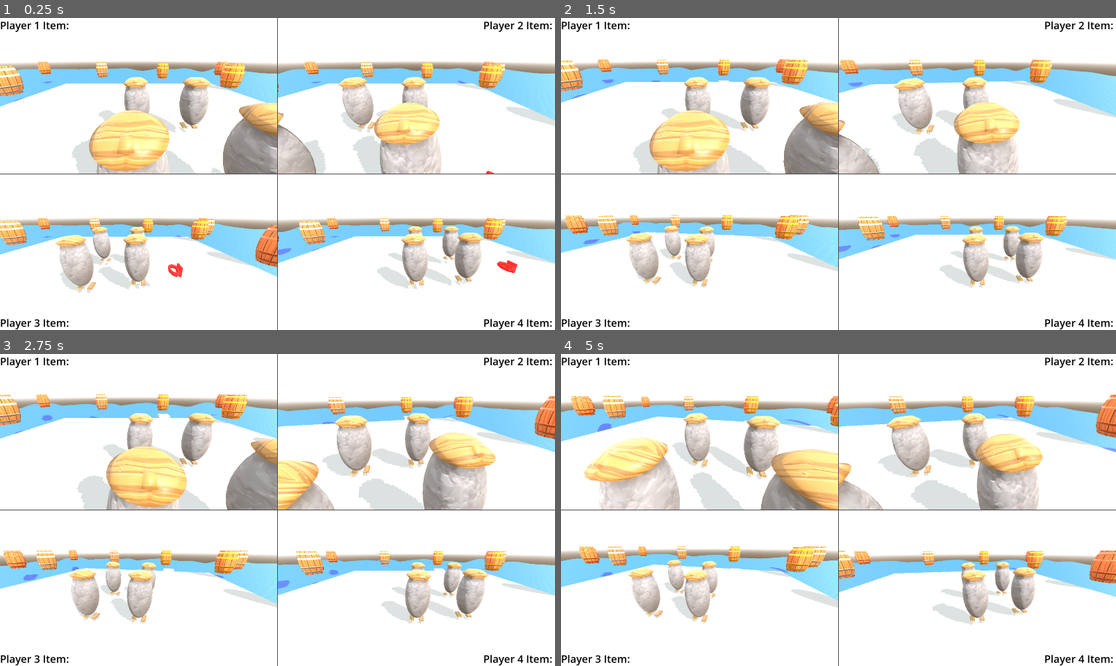
Above: before the commit, frames 1-4 (two rows, left to right).
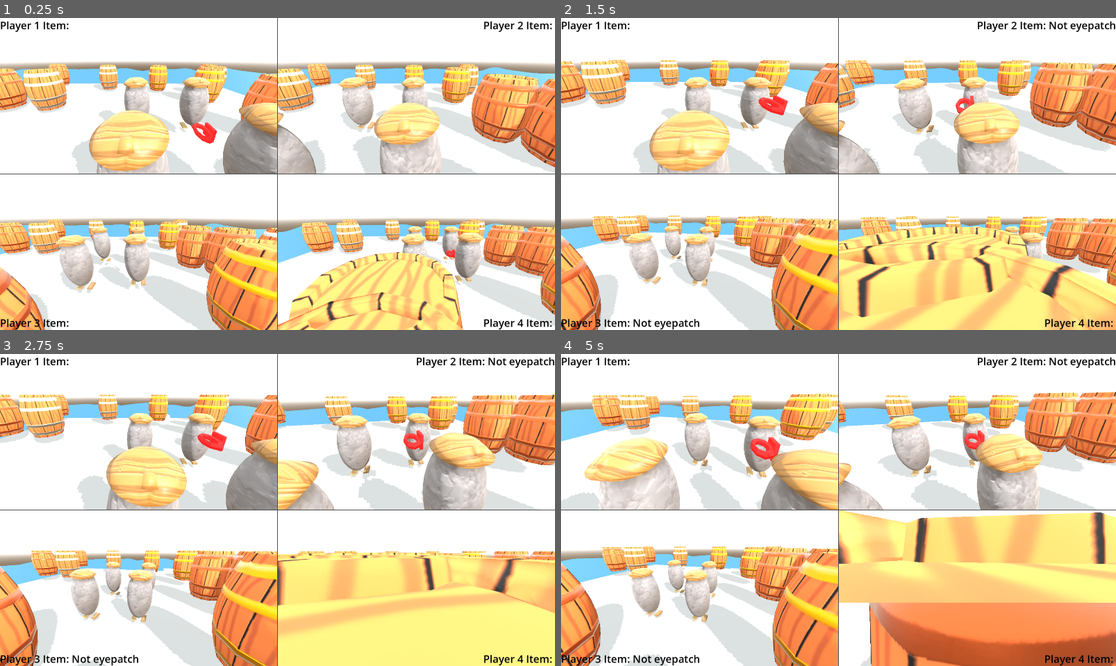
Above: after the commit, the same moments.

Repository: SofiaTilde/wrecked-DH2650-spel-project
Game: Godot game, scene res://node_3d.tscn
The game is run twice, just before and just after one commit, with the same random seed, the same clock (stepped at 60 frames per second) and the same inputs.
Inputs (mouse positions are in pixels of both pictures, inside the frame that each line leads up to):
- Up to frame 1 (0.25 s): no input
- Up to frame 2 (1.5 s): move the mouse to (866, 174) at 0.52 s; move the mouse to (810, 174) at 1.27 s
- Up to frame 3 (2.75 s): move the mouse to (288, 503) at 2.02 s
- Up to frame 4 (5 s): move the mouse to (832, 516) at 2.77 s; move the mouse to (877, 513) at 3.52 s; move the mouse to (794, 506) at 4.27 s

The runs differ from the first frame. In frame 1, 31% of the frame differs, in the area x 0-100%, y 13-100%; in frame 2, 38%; in frame 3, 39%; in frame 4, 44%, in the area x 0-100%, y 1-100%.

Commit message:
"Aim" using dpad/number keys
Dpad up = aim at player 1
Dpad right = aim at player 2
Dpad down = aim at player 3
Dpad left = aim at player 4

For WASD player use 1234
For arrow player use 5678

Diff:
--- a/wrecked/items/generators/barrel_generator.gd
+++ b/wrecked/items/generators/barrel_generator.gd
@@ -7,9 +7,9 @@
 func _ready():
 	rng.randomize()
 	for n in range(7):
-		createBarrel(rng.randf_range(-20.0, 20.0), rng.randf_range(-20.0, 20.0), BarrelLevel.Copper)
-		createBarrel(rng.randf_range(-20.0, 20.0), rng.randf_range(-20.0, 20.0), BarrelLevel.Silver)
-		createBarrel(rng.randf_range(-20.0, 20.0), rng.randf_range(-20.0, 20.0), BarrelLevel.Gold)
+		createBarrel(rng.randf_range(-10.0, 10.0), rng.randf_range(-10.0, 10.0), BarrelLevel.Copper)
+		createBarrel(rng.randf_range(-10.0, 10.0), rng.randf_range(-10.0, 10.0), BarrelLevel.Silver)
+		createBarrel(rng.randf_range(-10.0, 10.0), rng.randf_range(-10.0, 10.0), BarrelLevel.Gold)
 
 func createBarrel(x, z, level):
 	var barrel = barrel_scene.instantiate()
--- a/wrecked/items/item_class.gd
+++ b/wrecked/items/item_class.gd
@@ -3,8 +3,11 @@
 
 var labelText: String
 var overlayTexture: Texture2D
+var tempPlayer: CharacterBody3D
 
-func throw():
+func throw(play: CharacterBody3D = null):
+	if (play != null):
+		tempPlayer = play
 	self.global_position -= Vector3(0, 1, 0)
 	#do throw animation
 	self.visible = false
@@ -18,7 +21,7 @@
 func detectHitPlayer() -> CharacterBody3D:
 	#have an detect hit that returns hit player
 	#temp always player 1
-	return get_tree().root.get_node("Level/GridContainer/SubViewportContainer/SubViewport/Player") as CharacterBody3D
+	return tempPlayer
 
 func timer(seconds):
 	var timerNode = Timer.new()
--- a/wrecked/node_3d.tscn
+++ b/wrecked/node_3d.tscn
@@ -126,6 +126,7 @@
 text = "[Dynamic]"
 
 [node name="Player3" parent="GridContainer/SubViewportContainer3/SubViewport" instance=ExtResource("1_a202f")]
+unique_name_in_owner = true
 transform = Transform3D(1, 0, 0, 0, 1, 0, 0, 0, 1, 2.18954, 2, 2.40809)
 axis_lock_angular_y = true
 player_id = 3
--- a/wrecked/player_controller.gd
+++ b/wrecked/player_controller.gd
@@ -94,6 +94,18 @@
 	if Input.is_action_just_pressed("use_item_%s" % [player_id]):
 		update_item_label(" ")
 
+	if Input.is_action_just_pressed("use_item_up_%s" % [player_id]):
+		var play = get_tree().root.get_node("Level/GridContainer/SubViewportContainer/SubViewport/Player") as CharacterBody3D
+		throwItem(play)
+	if Input.is_action_just_pressed("use_item_right_%s" % [player_id]):
+		var play = get_tree().root.get_node("Level/GridContainer/SubViewportContainer2/SubViewport/Player2") as CharacterBody3D
+		throwItem(play)
+	if Input.is_action_just_pressed("use_item_down_%s" % [player_id]):
+		var play = get_tree().root.get_node("Level/GridContainer/SubViewportContainer3/SubViewport/Player3") as CharacterBody3D
+		throwItem(play)
+	if Input.is_action_just_pressed("use_item_left_%s" % [player_id]):
+		var play = get_tree().root.get_node("Level/GridContainer/SubViewportContainer4/SubViewport/Player4") as CharacterBody3D
+		throwItem(play)
 
 func _unhandled_input(event: InputEvent) -> void:
 	if event is InputEventMouseMotion:
@@ -111,11 +123,15 @@
 		await holdingItem.tree_exited
 	holdingItem = item
 	update_item_label(holdingItem.labelText)
-	throwItem() # temp, always "throw" to test effects
+	#var play=get_tree().root.get_node("Level/GridContainer/SubViewportContainer/SubViewport/Player") as CharacterBody3D
+	#throwItem(play) # temp, always "throw" to test effects
 
-func throwItem():
+func throwItem(play: CharacterBody3D = null):
 	if holdingItem == null:
 		return
-	holdingItem.throw()
+	if play == null:
+		holdingItem.throw()
+	else:
+		holdingItem.throw(play)
 	holdingItem = null
 	update_item_label("")
--- a/wrecked/project.godot
+++ b/wrecked/project.godot
@@ -223,6 +223,88 @@
 "events": [Object(InputEventKey,"resource_local_to_scene":false,"resource_name":"","device":-1,"window_id":0,"alt_press …(195 unchanged characters)…
 ]
 }
+use_item_up_1={
+"deadzone": 0.2,
+"events": []
+}
+use_item_up_2={
+"deadzone": 0.2,
+"events": [Object(InputEventJoypadButton,"resource_local_to_scene":false,"resource_name":"","device":1,"button_index":11,"pressure":0.0,"pressed":false,"script":null)
+]
+}
+use_item_up_3={
+"deadzone": 0.2,
+"events": [Object(InputEventJoypadButton,"resource_local_to_scene":false,"resource_name":"","device":2,"button_index":11,"pressure":0.0,"pressed":false,"script":null)
+, Object(InputEventKey,"resource_local_to_scene":false,"resource_name":"","device":0,"window_id":0,"alt_pressed":false,"shift_pressed":false,"ctrl_pressed":false,"meta_pressed":false,"pressed":false,"keycode":0,"physical_keycode":49,"key_label":0,"unicode":0,"location":0,"echo":false,"script":null)
+]
+}
+use_item_up_4={
+"deadzone": 0.2,
+"events": [Object(InputEventJoypadButton,"resource_local_to_scene":false,"resource_name":"","device":3,"button_index":11,"pressure":0.0,"pressed":false,"script":null)
+, Object(InputEventKey,"resource_local_to_scene":false,"resource_name":"","device":-1,"window_id":0,"alt_pressed":false,"shift_pressed":false,"ctrl_pressed":false,"meta_pressed":false,"pressed":false,"keycode":0,"physical_keycode":53,"key_label":0,"unicode":53,"location":0,"echo":false,"script":null)
+]
+}
+use_item_right_1={
+"deadzone": 0.2,
+"events": [Object(InputEventJoypadButton,"resource_local_to_scene":false,"resource_name":"","device":0,"button_index":14,"pressure":0.0,"pressed":false,"script":null)
+]
+}
+use_item_right_2={
+"deadzone": 0.2,
+"events": []
+}
+use_item_right_3={
+"deadzone": 0.2,
+"events": [Object(InputEventKey,"resource_local_to_scene":false,"resource_name":"","device":-1,"window_id":0,"alt_pressed":false,"shift_pressed":false,"ctrl_pressed":false,"meta_pressed":false,"pressed":false,"keycode":0,"physical_keycode":50,"key_label":0,"unicode":50,"location":0,"echo":false,"script":null)
+, Object(InputEventJoypadButton,"resource_local_to_scene":false,"resource_name":"","device":2,"button_index":14,"pressure":0.0,"pressed":false,"script":null)
+]
+}
+use_item_right_4={
+"deadzone": 0.2,
+"events": [Object(InputEventKey,"resource_local_to_scene":false,"resource_name":"","device":-1,"window_id":0,"alt_pressed":false,"shift_pressed":false,"ctrl_pressed":false,"meta_pressed":false,"pressed":false,"keycode":0,"physical_keycode":54,"key_label":0,"unicode":54,"location":0,"echo":false,"script":null)
+, Object(InputEventJoypadButton,"resource_local_to_scene":false,"resource_name":"","device":3,"button_index":14,"pressure":0.0,"pressed":false,"script":null)
+]
+}
+use_item_down_1={
+"deadzone": 0.2,
+"events": [Object(InputEventJoypadButton,"resource_local_to_scene":false,"resource_name":"","device":0,"button_index":12,"pressure":0.0,"pressed":false,"script":null)
+]
+}
+use_item_down_2={
+"deadzone": 0.2,
+"events": [Object(InputEventJoypadButton,"resource_local_to_scene":false,"resource_name":"","device":1,"button_index":12,"pressure":0.0,"pressed":false,"script":null)
+]
+}
+use_item_down_3={
+"deadzone": 0.2,
+"events": []
+}
+use_item_down_4={
+"deadzone": 0.2,
+"events": [Object(InputEventKey,"resource_local_to_scene":false,"resource_name":"","device":-1,"window_id":0,"alt_pressed":false,"shift_pressed":false,"ctrl_pressed":false,"meta_pressed":false,"pressed":false,"keycode":0,"physical_keycode":55,"key_label":0,"unicode":55,"location":0,"echo":false,"script":null)
+, Object(InputEventJoypadButton,"resource_local_to_scene":false,"resource_name":"","device":3,"button_index":12,"pressure":0.0,"pressed":false,"script":null)
+]
+}
+use_item_left_1={
+"deadzone": 0.2,
+"events": [Object(InputEventJoypadButton,"resource_local_to_scene":false,"resource_name":"","device":0,"button_index":13,"pressure":0.0,"pressed":false,"script":null)
+]
+}
+use_item_left_2={
+"deadzone": 0.2,
+"events": [Object(InputEventJoypadButton,"resource_local_to_scene":false,"resource_name":"","device":1,"button_index":13,"pressure":0.0,"pressed":false,"script":null)
+]
+}
+use_item_left_3={
+"deadzone": 0.2,
+"events": [Object(InputEventKey,"resource_local_to_scene":false,"resource_name":"","device":-1,"window_id":0,"alt_pressed":false,"shift_pressed":false,"ctrl_pressed":false,"meta_pressed":false,"pressed":false,"keycode":0,"physical_keycode":52,"key_label":0,"unicode":52,"location":0,"echo":false,"script":null)
+, Object(InputEventJoypadButton,"resource_local_to_scene":false,"resource_name":"","device":3,"button_index":13,"pressure":0.0,"pressed":false,"script":null)
+]
+}
+use_item_left_4={
+"deadzone": 0.2,
+"events": []
+}
 
 [rendering]
 
Binary file changed: wrecked/items/effects/textures/eyepatch.png
Not shown, changed: work-files/items/eyepatch.pdn
Not shown, changed: work-files/items/eyepatch.png
